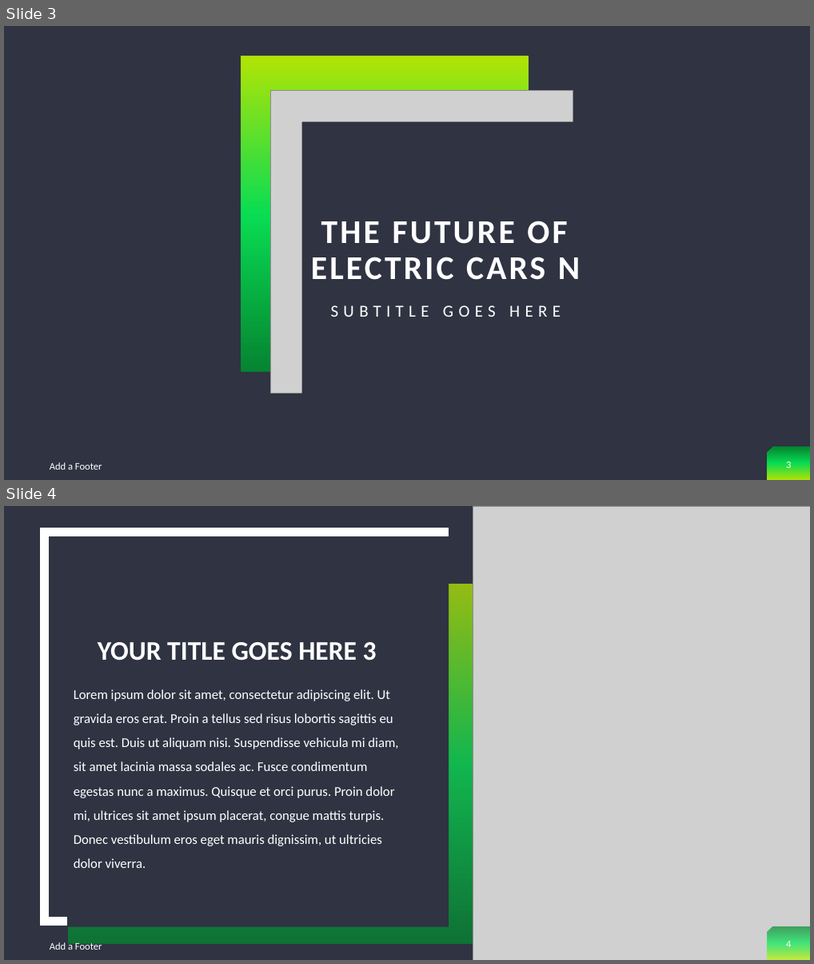
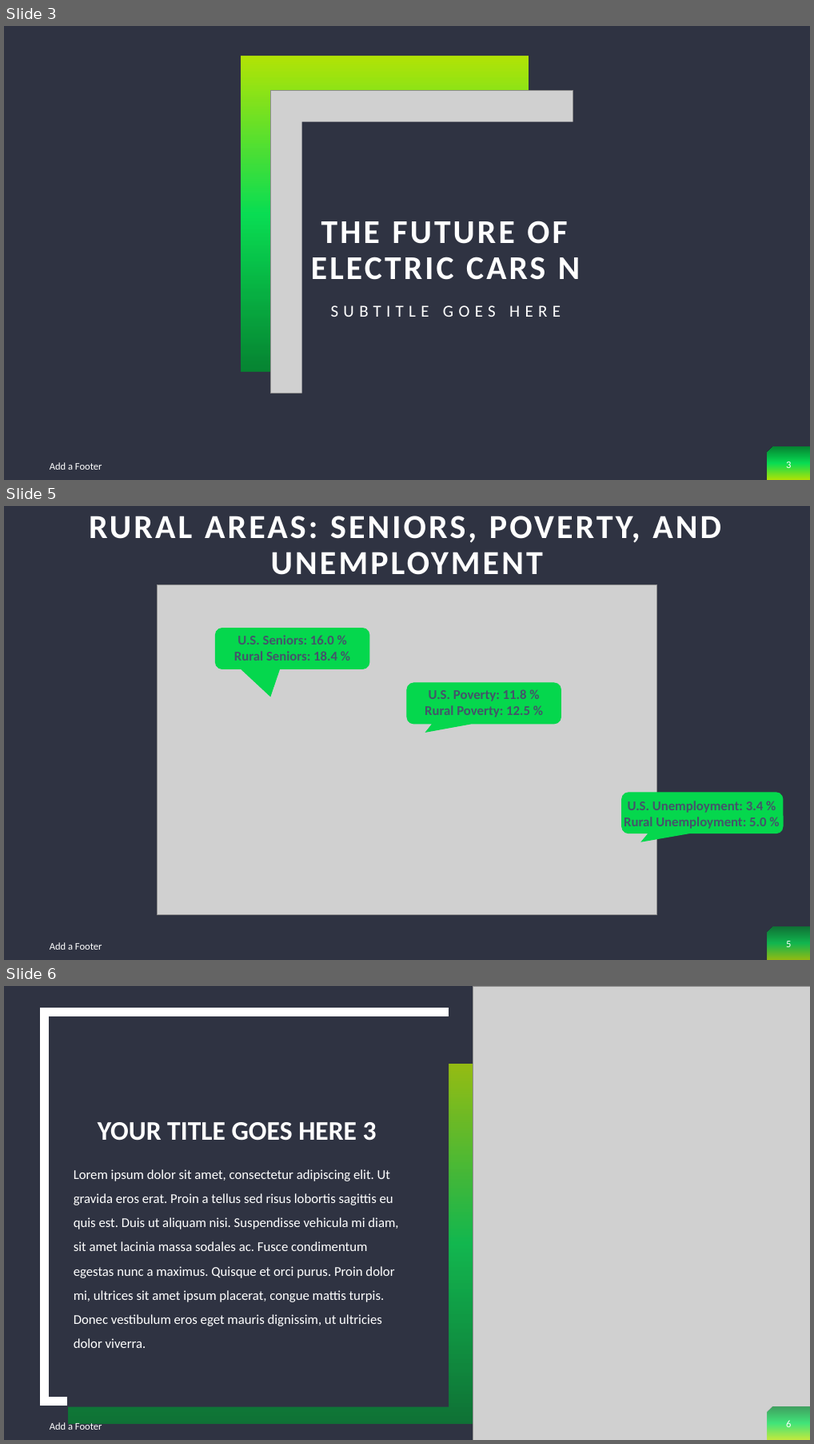
Before and after one commit to geeselouise/adopt-EV, a slide deck: ford_adopt_EV.pptx. Shown one above the other, each under a label of ours: slides 3 and 4 before the commit, slides 3, 5 and 6 after it; the slides between them are not shown. The pictures are 814x964 and 814x1444 pixels, drawn with LibreOffice and Linux fonts; fonts in the diff are those of the drawing; grey boxes stand for pictures; background and template pictures are left out. Boxes give left, top, right and bottom in pixels: in the first picture for what was removed or moved away, otherwise in the second. Text is boxed around its words. In the diff, an @@ line names an element or a change of style, - is before the commit and + after.

Commit message:
Add MVP and pitch docs. Presentation updates. Data Viz images.

```diff
--- a/ford_adopt_EV.pptx
+++ b/ford_adopt_EV.pptx
@@ slide 5 added at bbox=[4, 506, 810, 960], background #2F3342; not listed: 1 template element that a slide beside it also shows @@
@@ title added at bbox=[89, 516, 722, 575], 40 pt, text #FFFFFF, bold @@
+RURAL AREAS: SENIORS, POVERTY, AND UNEMPLOYMENT
@@ picture added at bbox=[157, 584, 657, 914] @@
@@ rounded speech box added at bbox=[216, 628, 370, 668], fill #05D74D, outline #05D74D 1 pt @@
@@ text added at bbox=[234, 635, 338, 660], 16 pt, text #44546A, bold @@
+U.S. Seniors: 16.0 %
+Rural Seniors: 18.4 %
@@ rounded speech box added at bbox=[407, 683, 562, 723], fill #05D74D, outline #05D74D 1 pt @@
@@ text added at bbox=[425, 689, 530, 717], 16 pt, text #44546A, bold @@
+U.S. Poverty: 11.8 %
+Rural Poverty: 12.5 %
@@ rounded speech box added at bbox=[622, 792, 783, 832], fill #05D74D, outline #05D74D 1 pt @@
@@ text added at bbox=[624, 800, 766, 828], 16 pt, text #44546A, bold @@
+U.S. Unemployment: 3.4 %
+Rural Unemployment: 5.0 %
@@ text added at bbox=[50, 942, 102, 949], 12 pt, text #FFFFFF @@
+Add a Footer
@@ page number added at bbox=[786, 940, 791, 947], 12 pt, text #FFFFFF @@
+5
@@ what was slide 4 is now slide 6 @@
@@ page number at bbox=[786, 1420, 791, 1427]: text changed @@
-4
+6
```
Also in this commit, not shown: 2 other slides added, 2 slides removed, 5 other files.
